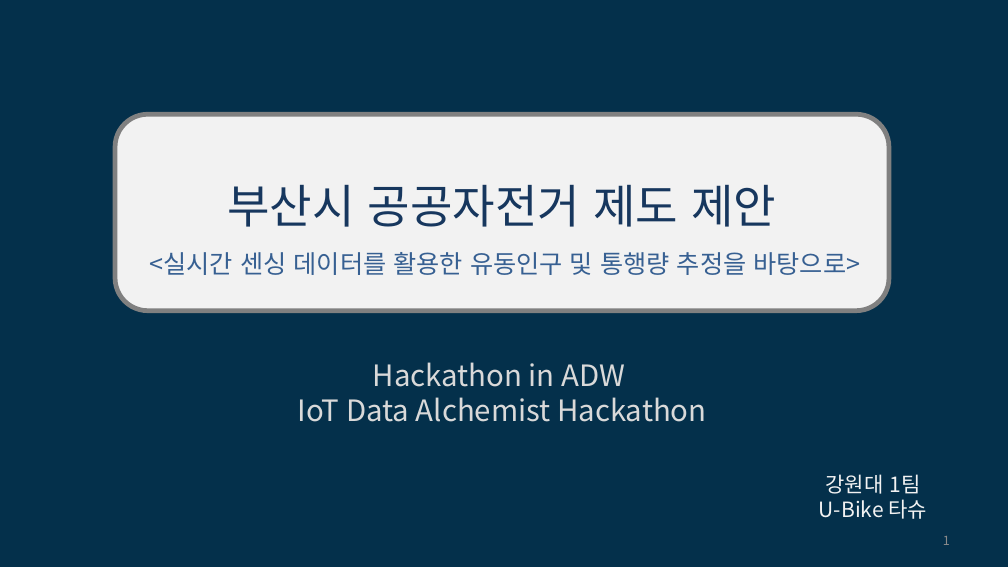
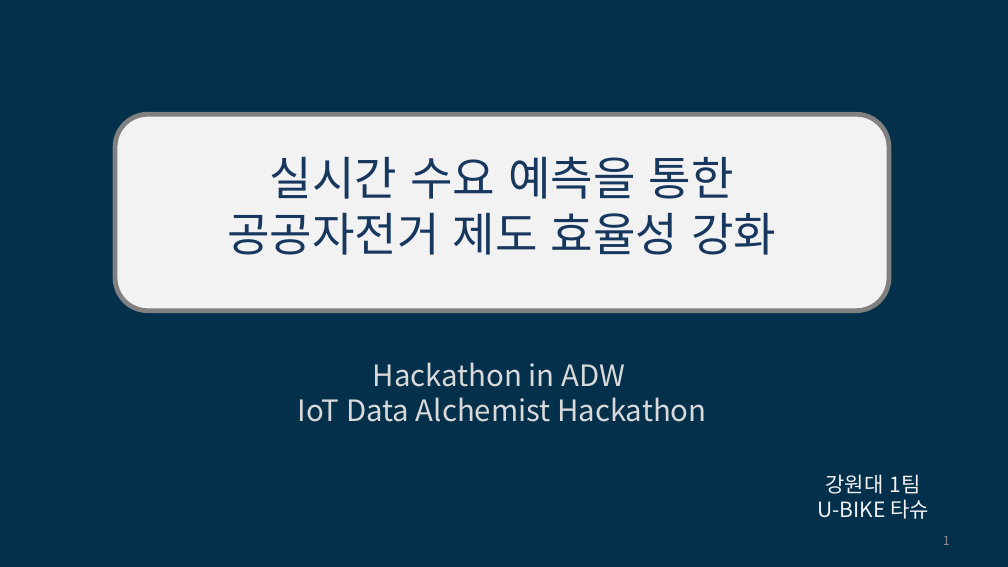
Before and after one commit to KISTI-hackathon-2017/Kangwon-Univ.-Team1, a slide deck: slide 1 of Presentation/U-Bike 타슈.pptx. Drawn at 1008x567 pixels with LibreOffice and Linux fonts; fonts in the diff are those of the drawing. Boxes give left, top, right and bottom in pixels: in the first picture for what was removed or moved away, otherwise in the second. Text is boxed around its words. In the diff, an @@ line names an element or a change of style, - is before the commit and + after.

```diff
--- a/Presentation/U-Bike 타슈.pptx
+++ b/Presentation/U-Bike 타슈.pptx
@@ text at box(227, 156, 776, 255): text changed; size 24 to 44 pt; text colour #376092 to #17375E @@
-부산시 공공자전거 제도 제안
-<실시간 센싱 데이터를 활용한 유동인구 및 통행량 추정을 바탕으로>
+실시간 수요 예측을 통한
+공공자전거 제도 효율성 강화
@@ text at box(817, 499, 929, 519): text changed @@
-U-Bike 타슈
+U-BIKE 타슈
```
Also in this commit, not shown: 6 other slides changed, 13 slides added, 2 slides removed.
